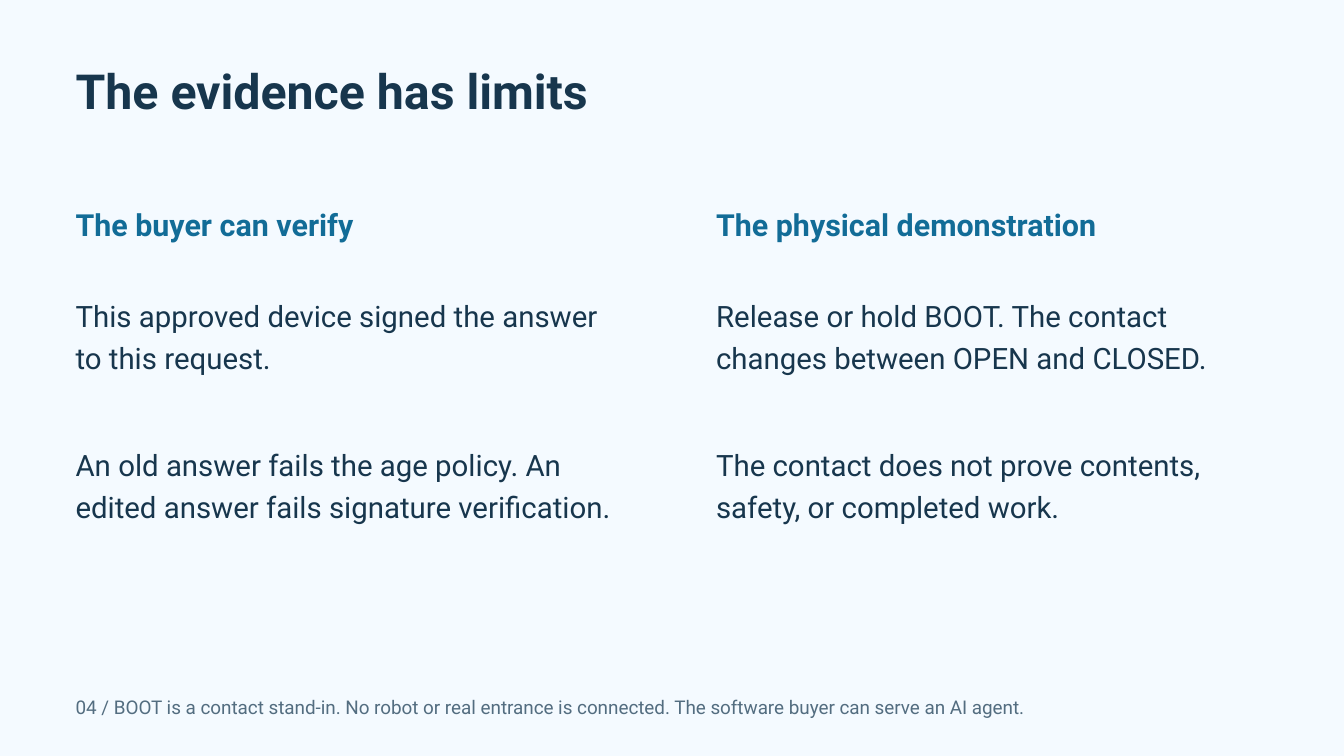
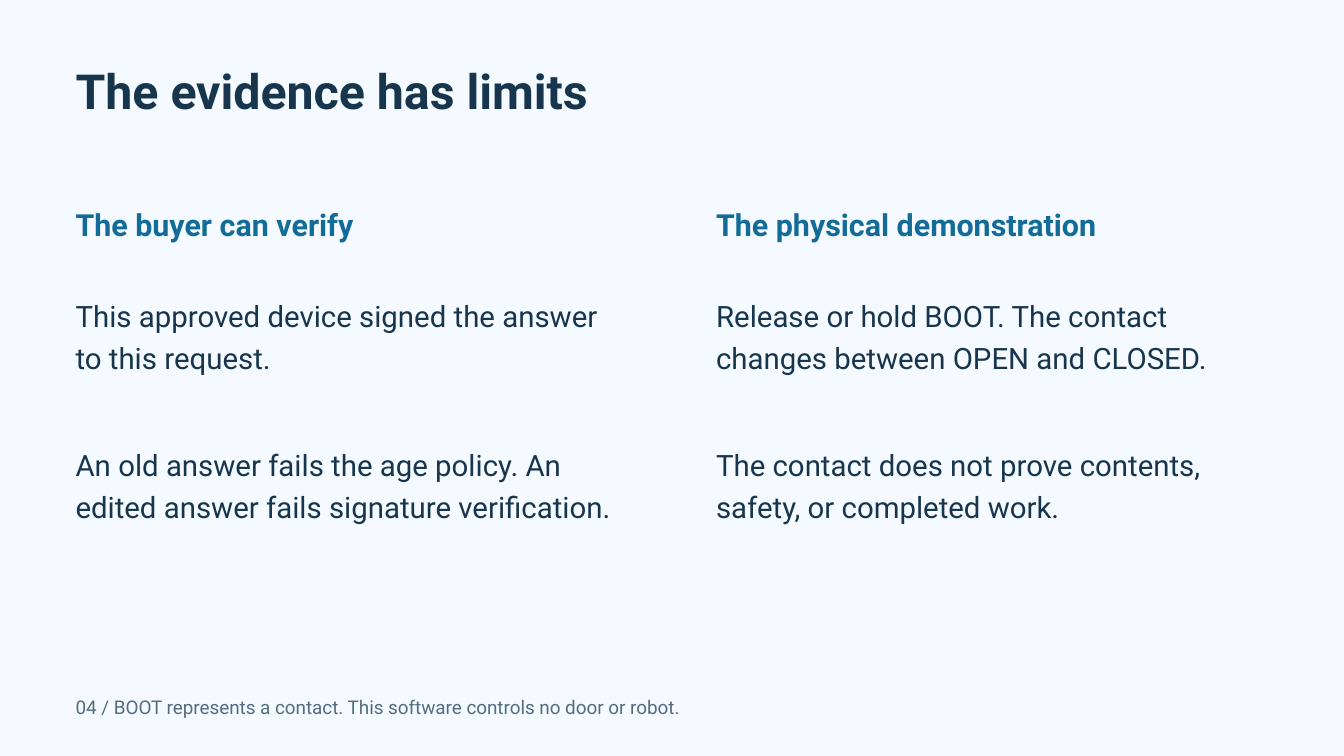
Before and after one commit to epicexcelsior/fieldproof, a slide deck: slide 4 of docs/competition/fieldproof-pitch.pptx. Drawn at 1344x756 pixels with LibreOffice and Linux fonts; fonts in the diff are those of the drawing. Boxes give left, top, right and bottom in pixels: in the first picture for what was removed or moved away, otherwise in the second. Text is boxed around its words. In the diff, an @@ line names an element or a change of style, - is before the commit and + after.

```diff
--- a/docs/competition/fieldproof-pitch.pptx
+++ b/docs/competition/fieldproof-pitch.pptx
@@ text at <box>76,699,679,718</box>: text changed @@
-04 / BOOT is a contact stand-in. No robot or real entrance is connected. The software buyer can serve an AI agent.
+04 / BOOT represents a contact. This software controls no door or robot.
```
Also in this commit, not shown: 4 other slides changed, 24 other files.
